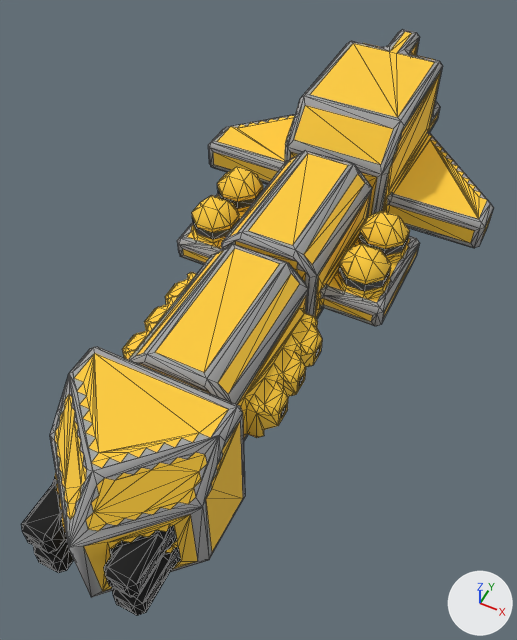
An edit to the OBJ model src/jsMain/resources/meshes/mechyrdia-3-vensca-class.obj, drawn before and after from the same camera.
The view is the same before and after, from a 50 mm lens placed at (23.4, -53.5, -0.8), pointed at (-0.4, -5.8, -60.5). Every picture has the same lights, and +X, +Y and +Z are marked at lower right. Mesh edges are drawn as thin lines. Where no turn or scale is listed for an object, it has been applied to the vertices.

The older version as bpy lines, for what is in view:
```python
me_mechyrdia_3_vensca_class = bpy.data.meshes.new('mechyrdia-3-vensca-class')
me_mechyrdia_3_vensca_class.from_pydata(...)  # 2031 vertices, 3753 faces; spans x -18.5..18.5, y -39.0..39.0, z -65.5..-46.5
me_mechyrdia_3_vensca_class.materials.append(mat_mechyrdia_3_vensca_class)
ob_mechyrdia_3_vensca_class = bpy.data.objects.new('mechyrdia-3-vensca-class', me_mechyrdia_3_vensca_class)
ob_mechyrdia_3_vensca_class.location = (0.0, 0.0, 0.0)
```
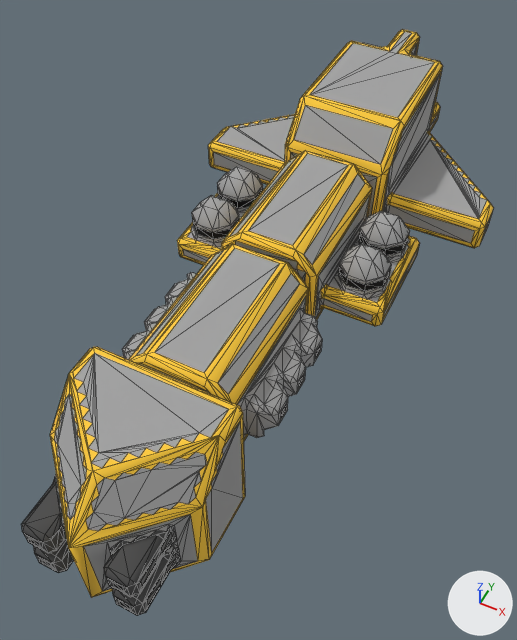
The newer file is also turned or shifted as a whole; pictures and numbers use the older file's frame.

What changed in the scene script:
```text
Change me_mechyrdia_3_vensca_class:
    used by ob_mechyrdia_3_vensca_class; location = (0.0, 0.0, 0.0)
    remove me_mechyrdia_3_vensca_class.from_pydata(...)  # 2031 vertices, 3753 faces; spans x -18.5..18.5, y -39.0..39.0, z -65.5..-46.5
    add me_mechyrdia_3_vensca_class.from_pydata(...)  # 2028 vertices, 3734 faces; spans x -18.5..18.5, y -39.0..39.0, z -65.5..-46.5
    me_mechyrdia_3_vensca_class part 1: 10 vertices removed from x -4.8..7.5, y -35.3..-28.5, z -61.8..-49.3; 14 vertices added at x -5.8..7.5, y -38.0..-29.5, z -63.0..-49.3
    me_mechyrdia_3_vensca_class part 2: 1 vertex moved from x -7.0, y -1.0, z -53.0 to x -7.5, y -1.5, z -53.0; 4 vertices removed from x -11.0..-7.5, y -1.5..5.0, z -55.5..-52.0; 1 vertex added at x -11.0, y -1.0, z -55.0
    me_mechyrdia_3_vensca_class part 3: 1 vertex moved from x 8.0, y 5.0, z -52.0 to x 7.5, y 4.5, z -53.0; 3 vertices removed from x 7.0..11.0, y 2.0..8.0, z -55.0..-53.0; 2 vertices added at x 7.5..11.0, y -1.0..4.5, z -55.0..-53.0
    me_mechyrdia_3_vensca_class part 4: 3236 kept faces spanning x -18.5..18.5, y -39.0..39.0, z -65.5..-46.5 get new texture (UV) coordinates
```

What differs and where, as boxes [x1, y1, x2, y2] in the pictures (517 x 640 px; the box of a moved part takes in the faces that stretch with it):
part 1 of me_mechyrdia_3_vensca_class, moved or reshaped: before [150, 436, 225, 556]; after [59, 394, 219, 553]
part 2 of me_mechyrdia_3_vensca_class, cut back: before [213, 176, 239, 247]; after [191, 211, 230, 240]
part 3 of me_mechyrdia_3_vensca_class, moved or reshaped: before [361, 222, 375, 240]; after [359, 222, 385, 281]
part 4 of me_mechyrdia_3_vensca_class, surface changed: [22, 29, 494, 615] in both
